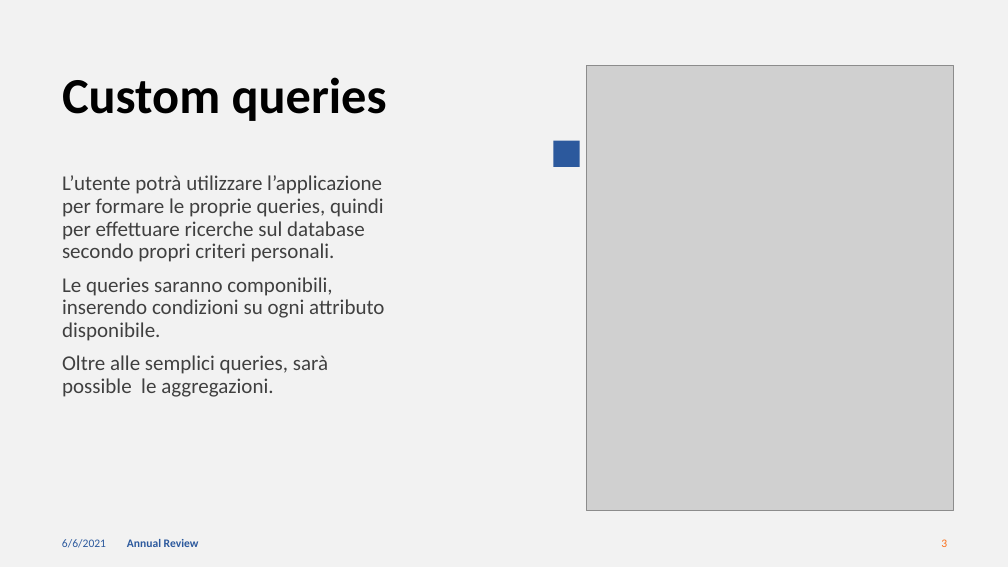
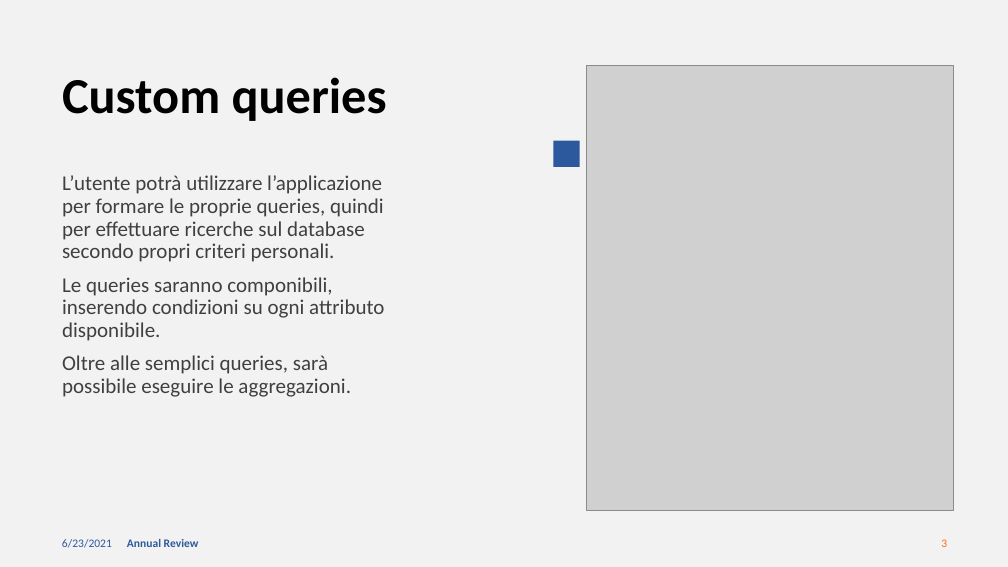
Before and after one commit to frekkanzer2/VGSalesDataAnalyzer, a slide deck: slide 3 of VGSalesPresentation.pptx. Drawn at 1008x567 pixels with LibreOffice and Linux fonts; fonts in the diff are those of the drawing; grey boxes stand for pictures. Boxes give left, top, right and bottom in pixels: in the first picture for what was removed or moved away, otherwise in the second. Text is boxed around its words. In the diff, an @@ line names an element or a change of style, - is before the commit and + after.

```diff
--- a/VGSalesPresentation.pptx
+++ b/VGSalesPresentation.pptx
@@ text at [62, 355, 351, 397]: text changed @@
-Oltre alle semplici queries, sarà possible le aggregazioni.
+Oltre alle semplici queries, sarà possibile eseguire le aggregazioni.
@@ text at [62, 539, 112, 548]: text changed @@
-6/6/2021
+6/23/2021
```
Also in this commit, not shown: 12 other slides changed.
